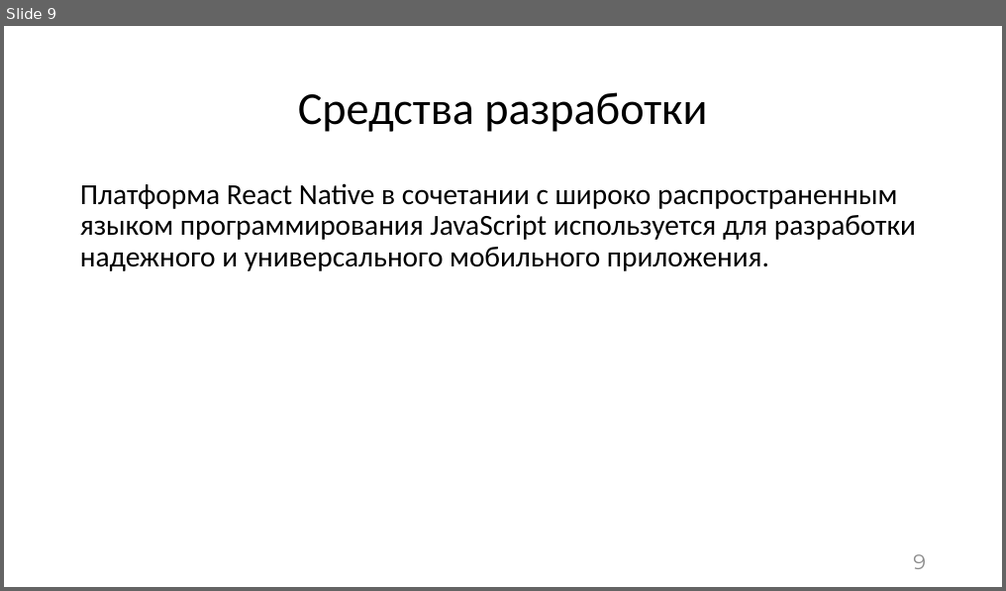
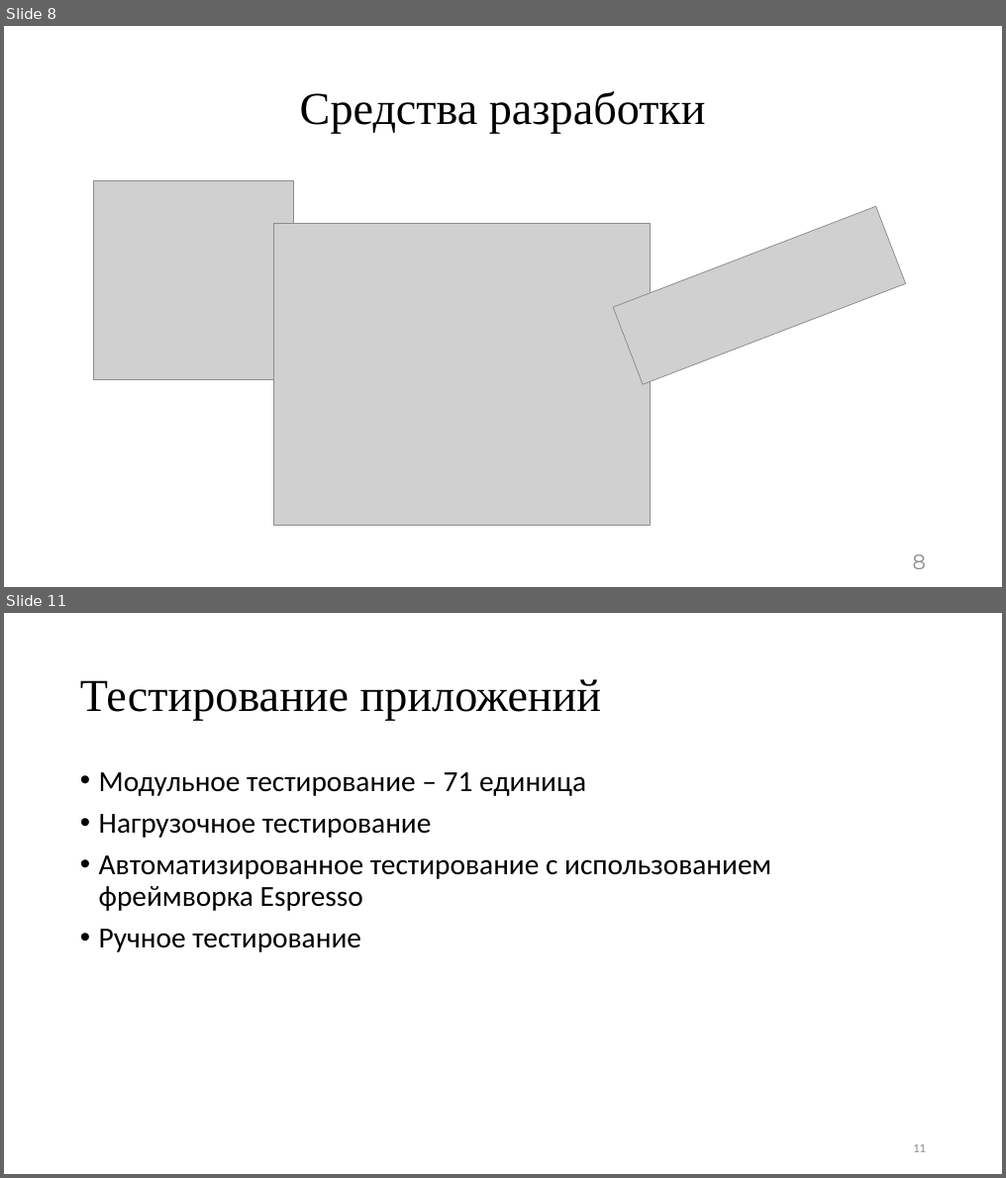
Before and after one commit to asusoft/Diplomnaya, a slide deck: ВКР/Презентация/Презентация к БКР Шеху А.У. ПрИн-467.pptx. Shown one above the other, each under a label of ours: slide 9 before the commit, slides 8 and 11 after it; the slides between them are not shown. The pictures are 1006x591 and 1006x1178 pixels, drawn with LibreOffice and Linux fonts; fonts in the diff are those of the drawing; grey boxes stand for pictures. Boxes give left, top, right and bottom in pixels: in the first picture for what was removed or moved away, otherwise in the second. Text is boxed around its words. In the diff, an @@ line names an element or a change of style, - is before the commit and + after.

```diff
--- a/ВКР/Презентация/Презентация к БКР Шеху А.У. ПрИн-467.pptx
+++ b/ВКР/Презентация/Презентация к БКР Шеху А.У. ПрИн-467.pptx
@@ slide 11 added at (4,613,1002,1174), background #FFFFFF @@
@@ title added at (80,679,601,721), 44 pt, text #000000 @@
+Тестирование приложений
@@ text added at (99,772,771,953), 28 pt, text #000000 @@
+• Модульное тестирование – 71 единица
+• Нагрузочное тестирование
+• Автоматизированное тестирование с использованием фреймворка Espresso
+• Ручное тестирование
@@ page number added at (913,1145,926,1153), 12 pt, text #8C8C8C @@
+11
@@ what was slide 9 is now slide 8 @@
@@ slide 8 changed as well @@
@@ title "Средства разработки" at (300,91,706,134): font Calibri to Times New Roman @@
@@ text removed at (80,183,916,272) @@
-Платформа React Native в сочетании с широко распространенным языком программирования JavaScript используется для разработки надежного и универсального мобильного приложения.
@@ picture added at (94,181,294,380) @@
@@ picture added at (274,224,650,525) @@
@@ picture added at (613,206,906,385) @@
@@ page number at (913,555,926,570): text changed @@
-9
+8
```
Also in this commit, not shown: 10 other slides changed, 5 other slides added, 9 slides removed, 29 other files.
